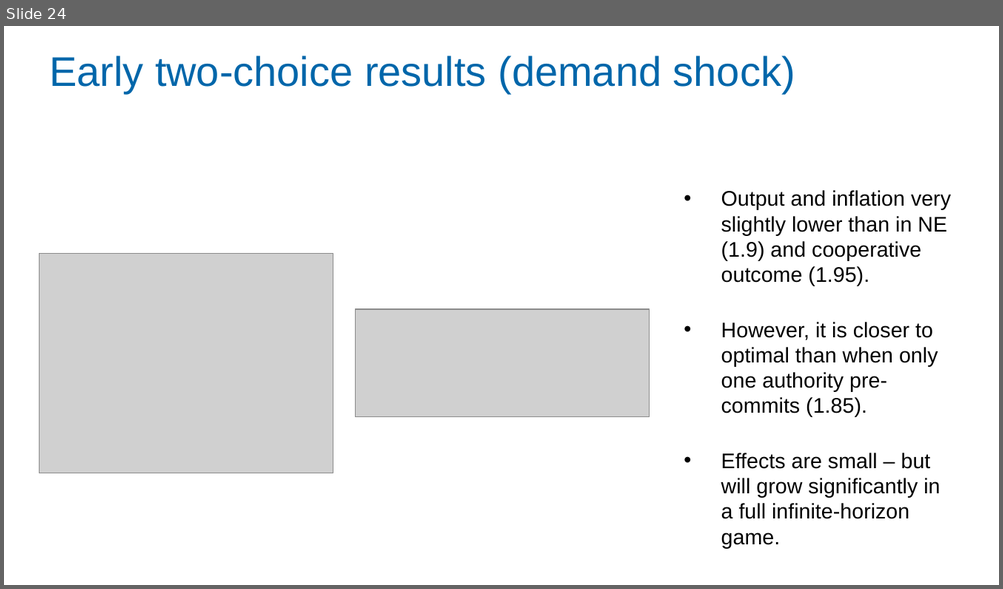
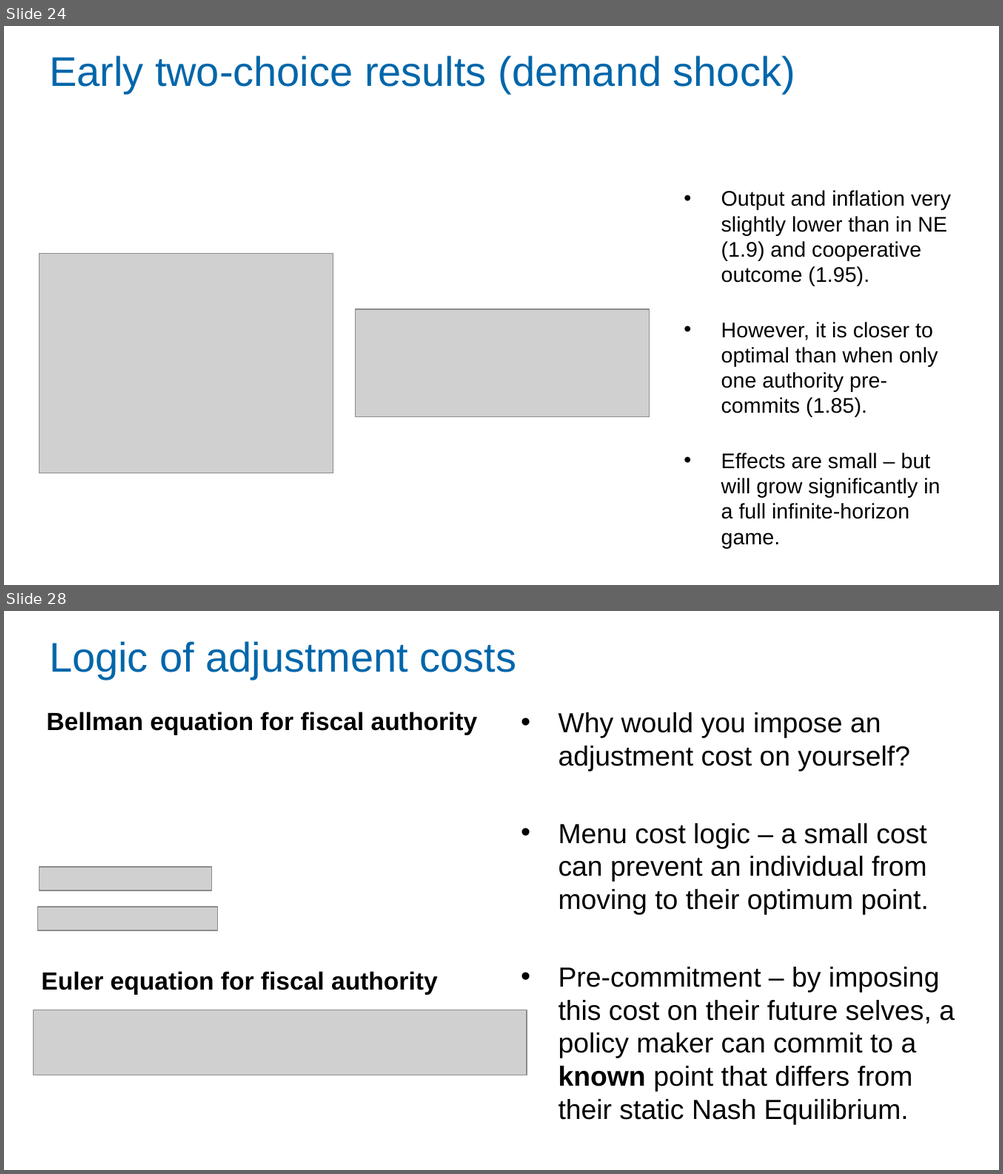
Before and after one commit to Zjub/TVHENZ, a slide deck: MF coordination/SI_game/Monetary and Fiscal Policy Coordination.pptx. Shown one above the other, each under a label of ours: slide 24 before the commit, slides 24 and 28 after it; the slides between them are not shown. The pictures are 1003x589 and 1003x1174 pixels, drawn with LibreOffice and Linux fonts; fonts in the diff are those of the drawing; grey boxes stand for pictures. Boxes give left, top, right and bottom in pixels: in the first picture for what was removed or moved away, otherwise in the second. Text is boxed around its words. In the diff, an @@ line names an element or a change of style, - is before the commit and + after.

```diff
--- a/MF coordination/SI_game/Monetary and Fiscal Policy Coordination.pptx
+++ b/MF coordination/SI_game/Monetary and Fiscal Policy Coordination.pptx
@@ slide 28 added at box(4, 611, 999, 1170), background #FFFFFF @@
@@ title added at box(49, 641, 517, 678), 30 pt, text #0066AA @@
+Logic of adjustment costs
@@ text added at box(46, 712, 478, 735), 18 pt, text #000000, bold @@
+Bellman equation for fiscal authority
@@ text added at box(558, 712, 954, 1092), 20 pt, text #000000 @@
+• Why would you impose an adjustment cost on yourself?
+• Menu cost logic – a small cost can prevent an individual from moving to their optimum point.
+• Pre-commitment – by imposing this cost on their future selves, a policy maker can commit to a known point that differs from their static Nash Equilibrium.
@@ picture added at box(39, 866, 211, 891) @@
@@ picture added at box(38, 908, 218, 931) @@
@@ text added at box(41, 971, 438, 995), 18 pt, text #000000, bold @@
+Euler equation for fiscal authority
@@ picture added at box(33, 1011, 526, 1076) @@
```
Also in this commit, not shown: 12 slides changed, 1 other slide added.
